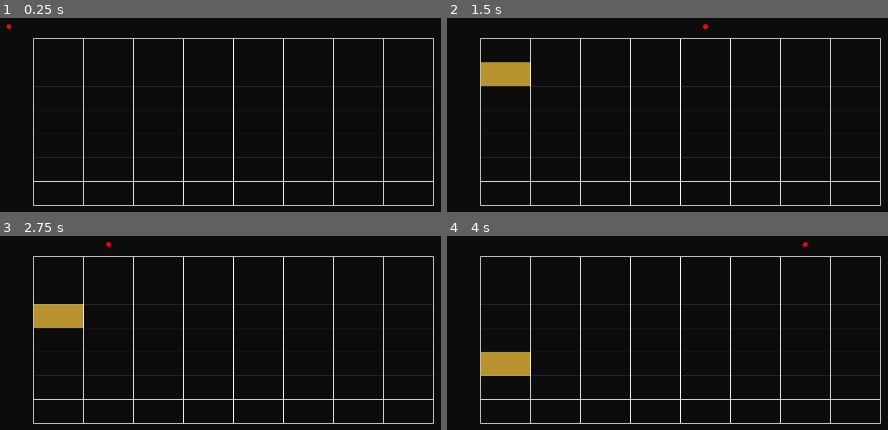
Above: before the commit, frames 1-4 (two rows, left to right).
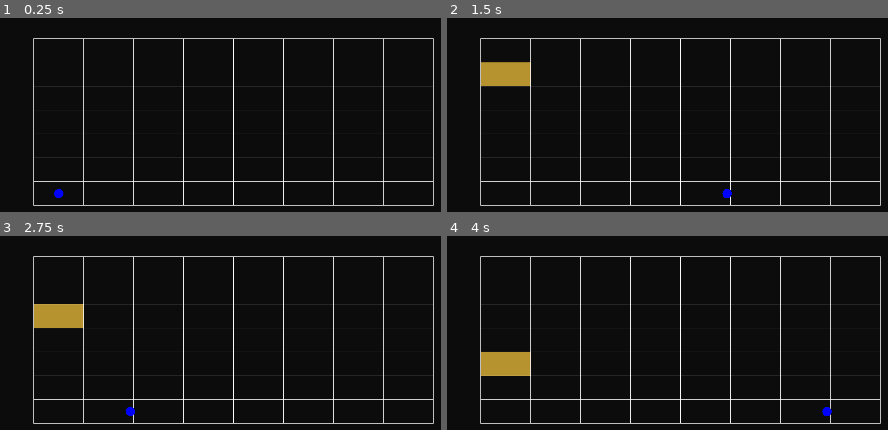
Above: after the commit, the same moments.

Repository: codedpalette/gmtk-jam
Game: Godot game, scene res://scenes/main.tscn
The game is run twice, just before and just after one commit, with the same random seed, the same clock (stepped at 60 frames per second) and the same inputs.
Inputs (mouse positions are in pixels of both pictures, inside the frame that each line leads up to):
- Up to frame 1 (0.25 s): no input
- Up to frame 2 (1.5 s): tap Enter at 0.5 s; move the mouse to (504, 50) at 0.52 s; click (504, 50) at 0.67 s; tap Space at 1.25 s; move the mouse to (504, 74) at 1.27 s; click (504, 74) at 1.42 s
- Up to frame 3 (2.75 s): tap Enter at 2 s; move the mouse to (57, 315) at 2.02 s; click (57, 315) at 2.17 s
- Up to frame 4 (4 s): tap Space at 2.75 s; move the mouse to (504, 340) at 2.77 s; click (504, 340) at 2.92 s; tap Enter at 3.5 s; move the mouse to (504, 364) at 3.52 s; click (504, 364) at 3.67 s

The runs differ from the first frame. In frame 1, 0.1% of the frame differs, in the area x 1-15%, y 3-93%; in frame 2, 0.1%; in frame 3, 0.1%; in frame 4, 0.1%, in the area x 80-88%, y 3-93%.

Commit message:
Player scene

Diff:
--- a/scenes/audio/beat.gd
+++ b/scenes/audio/beat.gd
@@ -11,10 +11,7 @@
 var grid: Grid
 var current_beat: int = -1
 
-func _draw():
-    var circle_position := Vector2((current_beat + 0.5) * grid.cell_width, -grid.cell_height * 0.5)
-    var circle_radius := 5
-    draw_circle(circle_position, circle_radius, Color.RED)
+signal beat_looped
 
 func _ready():
     timer.wait_time = BEAT_DURATION
@@ -24,6 +21,8 @@
 func _on_timer_timeout():
     current_beat += 1
     current_beat %= grid.COLUMNS
+    if current_beat == 0:
+        beat_looped.emit()
     queue_redraw()
     if current_beat % 2 == 0:
         kick_player.play()
--- a/scenes/main.gd
+++ b/scenes/main.gd
@@ -3,6 +3,7 @@
 @onready var world: Node2D = $World
 @onready var beat: Beat = $World/Beat
 @onready var grid: Grid = $World/Grid
+@onready var player: Player = $World/Player
 @onready var gui: Control = $GUI
 @onready var viewport_size: Vector2 = world.get_viewport_rect().size
 
@@ -10,4 +11,10 @@
     Global.game_controller = self
     # TODO: This logic should be in the level scene
     world.position = viewport_size * 0.5
+    player.position = grid.to_local(grid.get_cell(grid.ROWS - 1, 0).position) + Vector2(-grid.cell_width, grid.cell_height) * 0.5
+    player.horizontal_speed = grid.cell_width / beat.BEAT_DURATION
     beat.grid = grid
+    beat.beat_looped.connect(_on_beat_looped)
+
+func _on_beat_looped():
+    player.position = grid.to_local(grid.get_cell(grid.ROWS - 1, 0).position) + Vector2(0, grid.cell_height * 0.5)
--- a/scenes/main.tscn
+++ b/scenes/main.tscn
@@ -1,8 +1,9 @@
-[gd_scene load_steps=4 format=3 uid="uid://cs3iel1lpvj0r"]
+[gd_scene load_steps=5 format=3 uid="uid://cs3iel1lpvj0r"]
 
 [ext_resource type="Script" uid="uid://btqg1i8ss4eic" path="res://scenes/main.gd" id="1_o5qli"]
 [ext_resource type="PackedScene" uid="uid://dvb73msgs4kt1" path="res://scenes/grid/grid.tscn" id="2_0wfyh"]
 [ext_resource type="PackedScene" uid="uid://d0guxneekb48x" path="res://scenes/audio/beat.tscn" id="3_sugp2"]
+[ext_resource type="PackedScene" uid="uid://btynom4wkao1d" path="res://scenes/player/player.tscn" id="4_jyhfs"]
 
 [node name="Main" type="Node"]
 script = ExtResource("1_o5qli")
@@ -16,6 +17,8 @@
 
 [node name="Beat" parent="World" instance=ExtResource("3_sugp2")]
 
+[node name="Player" parent="World" instance=ExtResource("4_jyhfs")]
+
 [node name="GUI" type="Control" parent="."]
 layout_mode = 3
 anchors_preset = 0
--- /dev/null
+++ b/scenes/player/player.gd
@@ -0,0 +1,15 @@
+class_name Player extends CharacterBody2D
+
+@onready var collision_shape: CollisionShape2D = $CollisionShape2D
+
+var beat: Beat
+var horizontal_speed: float
+
+
+func _draw():
+    var circle_radius = collision_shape.shape.radius
+    draw_circle(Vector2.ZERO, circle_radius, Color.BLUE)
+
+func _physics_process(_delta):
+    velocity = Vector2(horizontal_speed, 0)
+    move_and_slide()
--- /dev/null
+++ b/scenes/player/player.tscn
@@ -0,0 +1,11 @@
+[gd_scene load_steps=3 format=3 uid="uid://btynom4wkao1d"]
+
+[ext_resource type="Script" uid="uid://cgvw3ek5uuorb" path="res://scenes/player/player.gd" id="1_8afob"]
+
+[sub_resource type="CircleShape2D" id="CircleShape2D_8afob"]
+
+[node name="Player" type="CharacterBody2D"]
+script = ExtResource("1_8afob")
+
+[node name="CollisionShape2D" type="CollisionShape2D" parent="."]
+shape = SubResource("CircleShape2D_8afob")
Not shown, added: scenes/player/player.gd.uid
